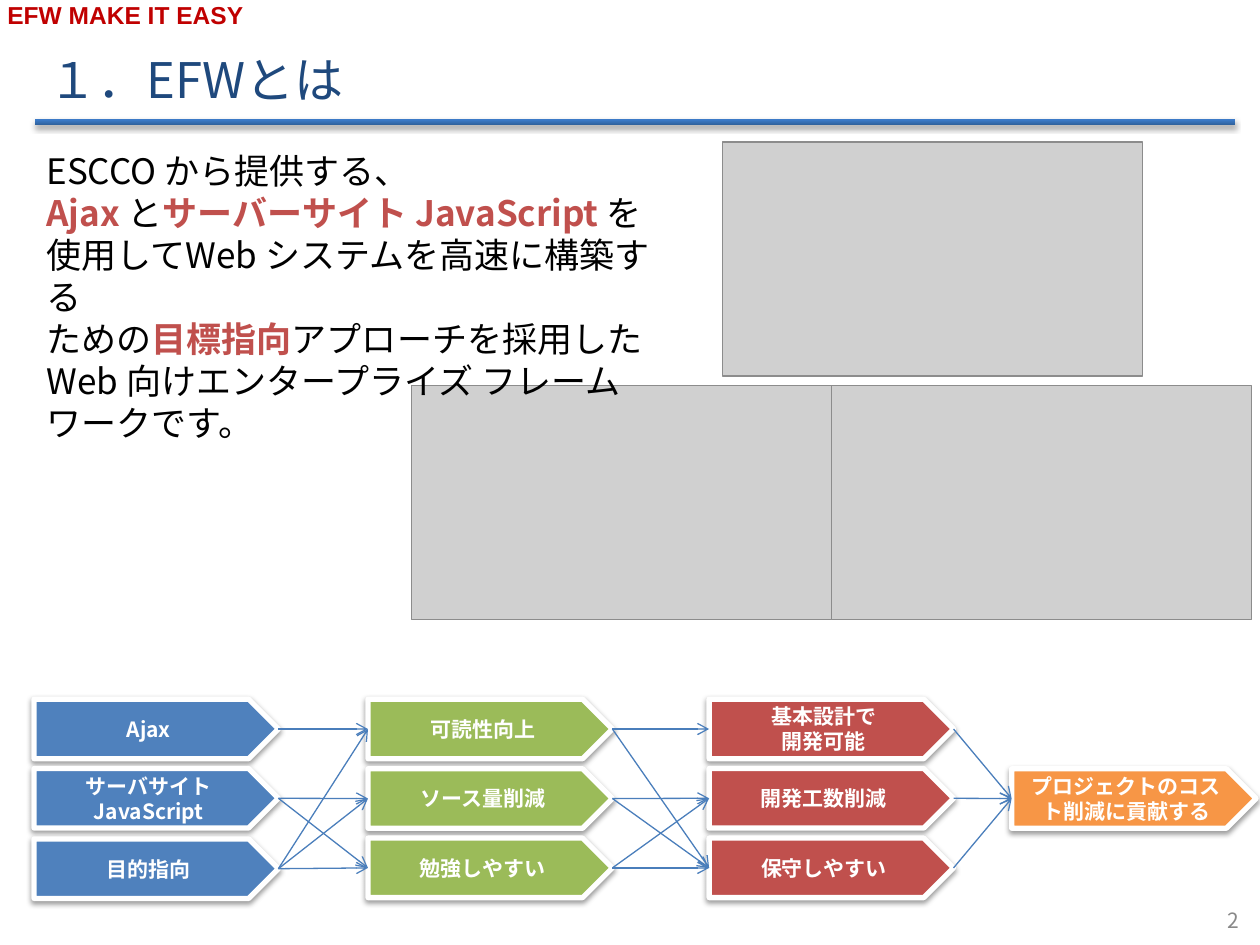
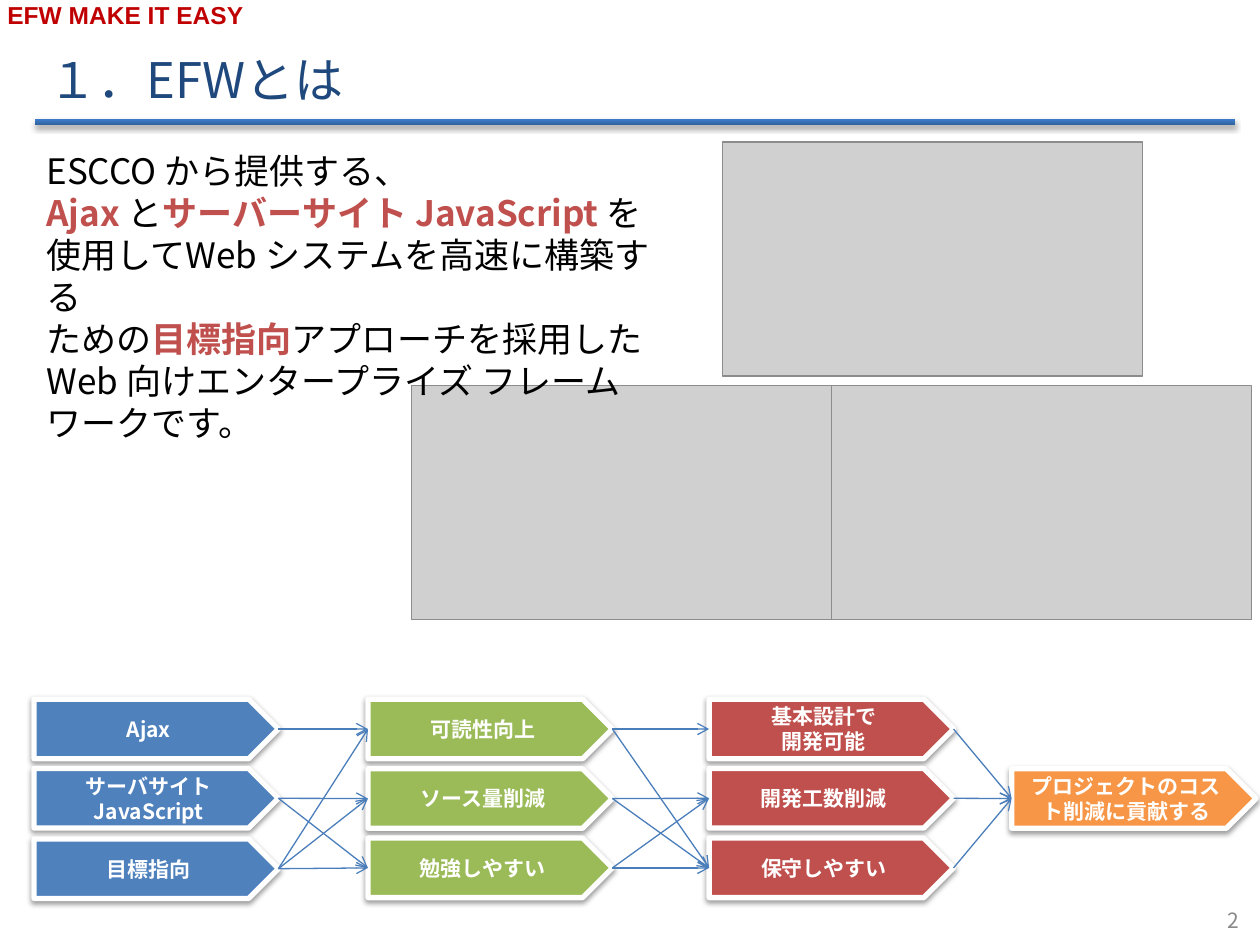
Before and after one commit to efwGrp/efw4_online_ppt, a slide deck: slide 3 of EFW紹介v2.2.pptx. Drawn at 1260x945 pixels with LibreOffice and Linux fonts; fonts in the diff are those of the drawing; grey boxes stand for pictures; background and template pictures are left out. Boxes give left, top, right and bottom in pixels: in the first picture for what was removed or moved away, otherwise in the second. Text is boxed around its words. In the diff, an @@ line names an element or a change of style, - is before the commit and + after.

```diff
--- a/EFW紹介v2.2.pptx
+++ b/EFW紹介v2.2.pptx
@@ text in pentagon arrow at [107,859,191,879]: text changed @@
-目的指向
+目標指向
```
Also in this commit, not shown: 1 other slide changed.
